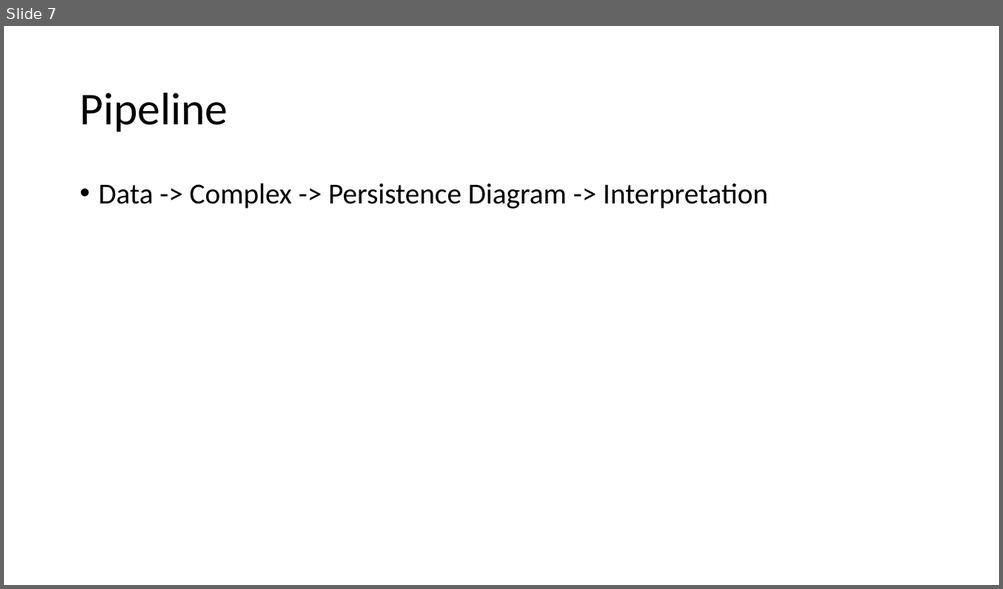
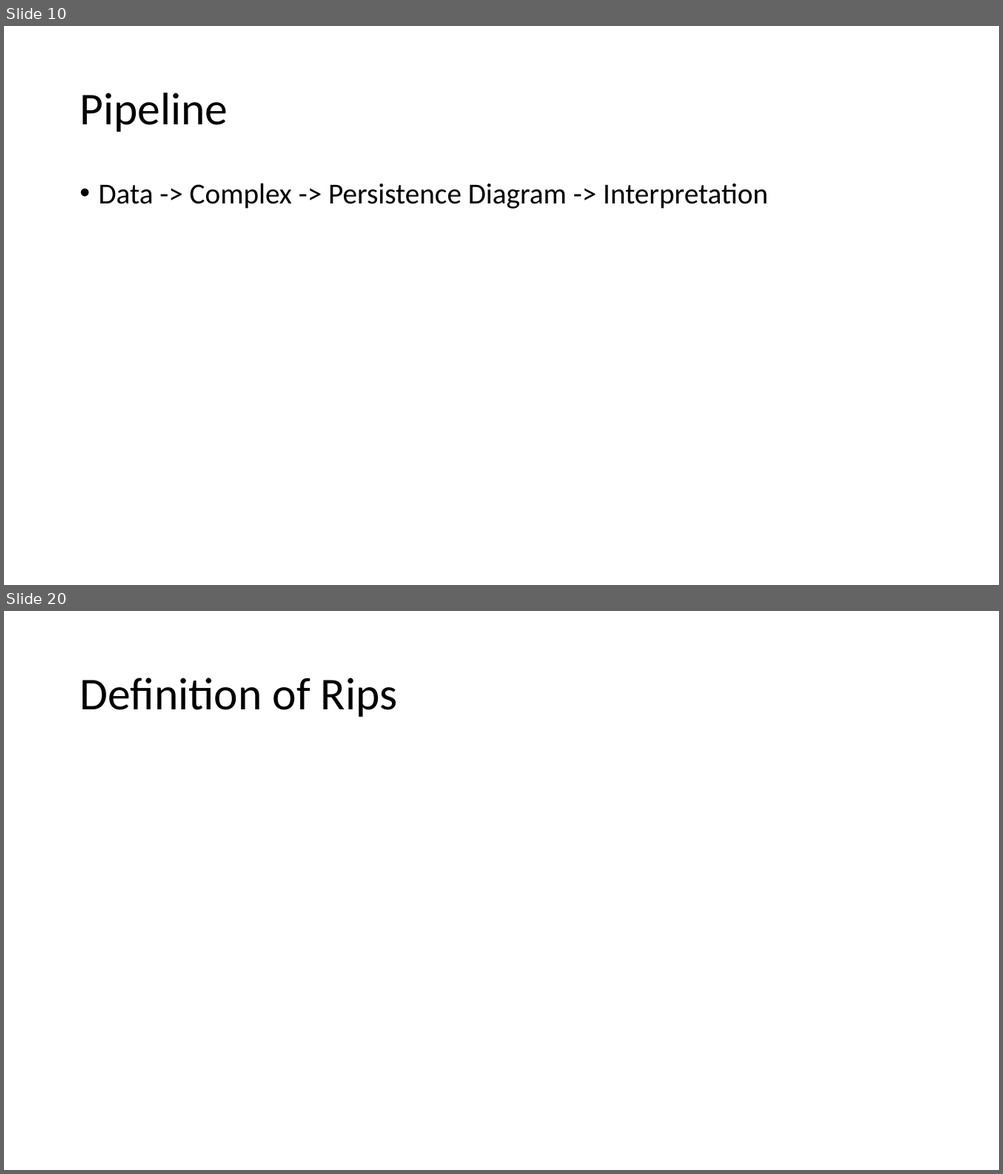
Before and after one commit to amish-mishra/TDA-shape-classification-using-DR, a slide deck: Delaunay-Rips_Paper/Computation_of_Persistent_Homology_Presentation.pptx. Shown one above the other, each under a label of ours: slide 7 before the commit, slides 10 and 20 after it; the slides between them are not shown. The pictures are 1003x589 and 1003x1174 pixels, drawn with LibreOffice and Linux fonts; fonts in the diff are those of the drawing. Boxes give left, top, right and bottom in pixels: in the first picture for what was removed or moved away, otherwise in the second. Text is boxed around its words. In the diff, an @@ line names an element or a change of style, - is before the commit and + after.

```diff
--- a/Delaunay-Rips_Paper/Computation_of_Persistent_Homology_Presentation.pptx
+++ b/Delaunay-Rips_Paper/Computation_of_Persistent_Homology_Presentation.pptx
@@ slide 20 added at <box>4,611,999,1170</box>, background #FFFFFF @@
@@ title added at <box>79,678,398,717</box>, 44 pt, text #000000 @@
+Definition of Rips
@@ what was slide 7 is now slide 10 @@
```
Also in this commit, not shown: 2 slides changed, 27 other slides added, 1 other file.
